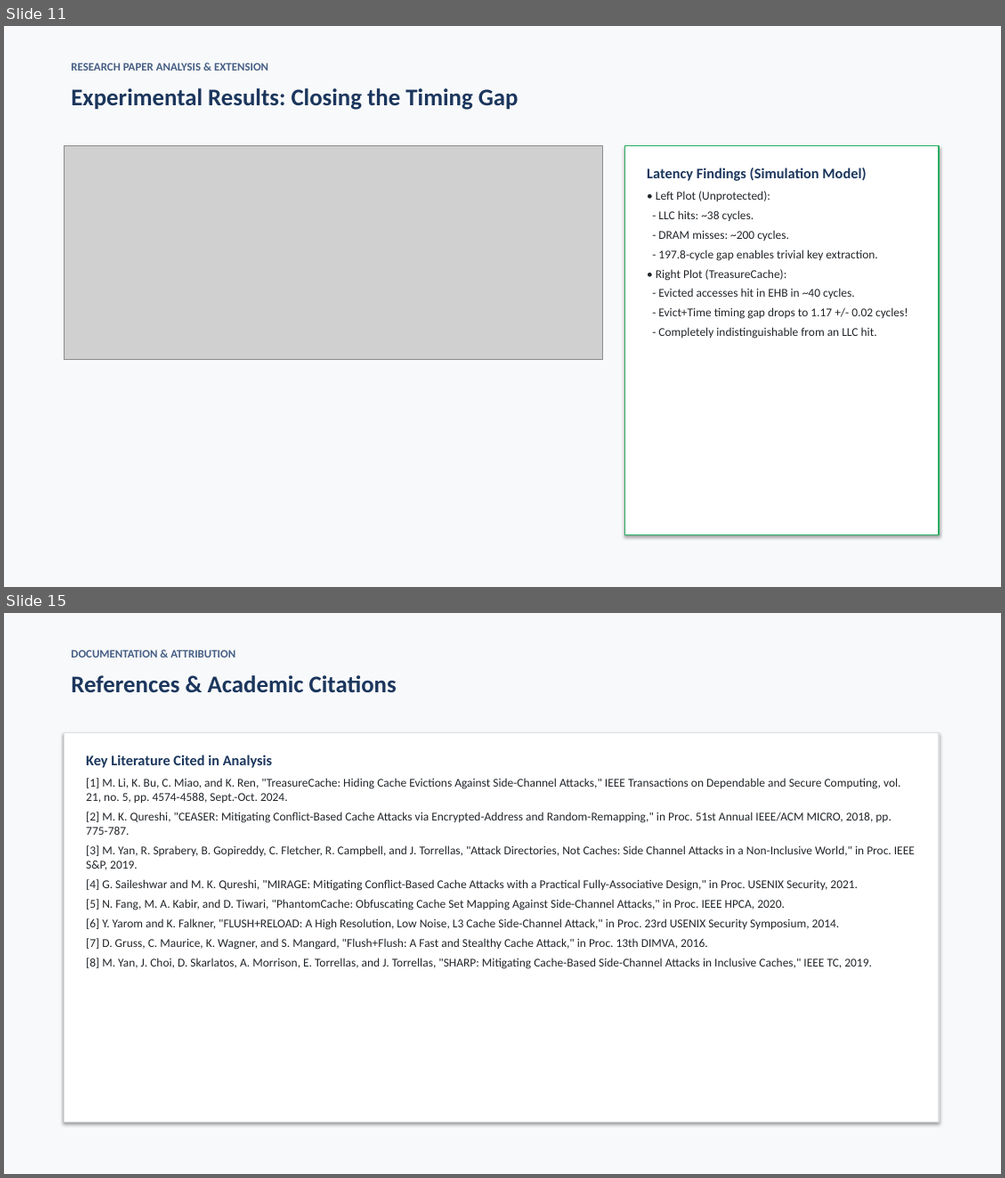
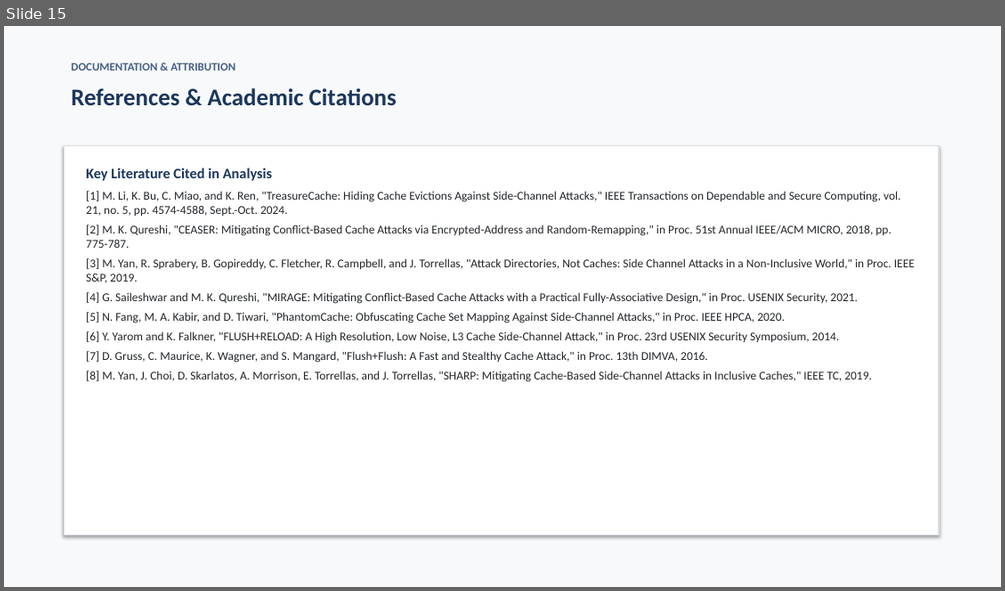
Before and after one commit to Sripadh16/IS-project, a slide deck: TreasureCache_Presentation.pptx. Shown one above the other, each under a label of ours: slides 11 and 15 before the commit, slide 15 after it; the slides between them are not shown. The pictures are 1005x1178 and 1005x591 pixels, drawn with LibreOffice and Linux fonts; fonts in the diff are those of the drawing; grey boxes stand for pictures. Boxes give left, top, right and bottom in pixels: in the first picture for what was removed or moved away, otherwise in the second. Text is boxed around its words. In the diff, an @@ line names an element or a change of style, - is before the commit and + after.

```diff
--- a/TreasureCache_Presentation.pptx
+++ b/TreasureCache_Presentation.pptx
@@ slide 11 removed at bbox=[4, 26, 1001, 587], background #F8F9FA @@
@@ text removed at bbox=[71, 62, 268, 70] @@
-RESEARCH PAPER ANALYSIS & EXTENSION
@@ text removed at bbox=[71, 88, 518, 110] @@
-Experimental Results: Closing the Timing Gap
@@ picture removed at bbox=[64, 145, 602, 360] @@
@@ rectangle removed at bbox=[624, 145, 938, 534] @@
@@ text removed at bbox=[647, 168, 908, 338] @@
-Latency Findings (Simulation Model)
-• Left Plot (Unprotected):
-- LLC hits: ~38 cycles.
-- DRAM misses: ~200 cycles.
-- 197.8-cycle gap enables trivial key extraction.
-• Right Plot (TreasureCache):
-- Evicted accesses hit in EHB in ~40 cycles.
-- Evict+Time timing gap drops to 1.17 +/- 0.02 cycles!
-- Completely indistinguishable from an LLC hit.
```
Also in this commit, not shown: 6 slides changed, 2 slides added, 1 other slide removed, 11 other files.
